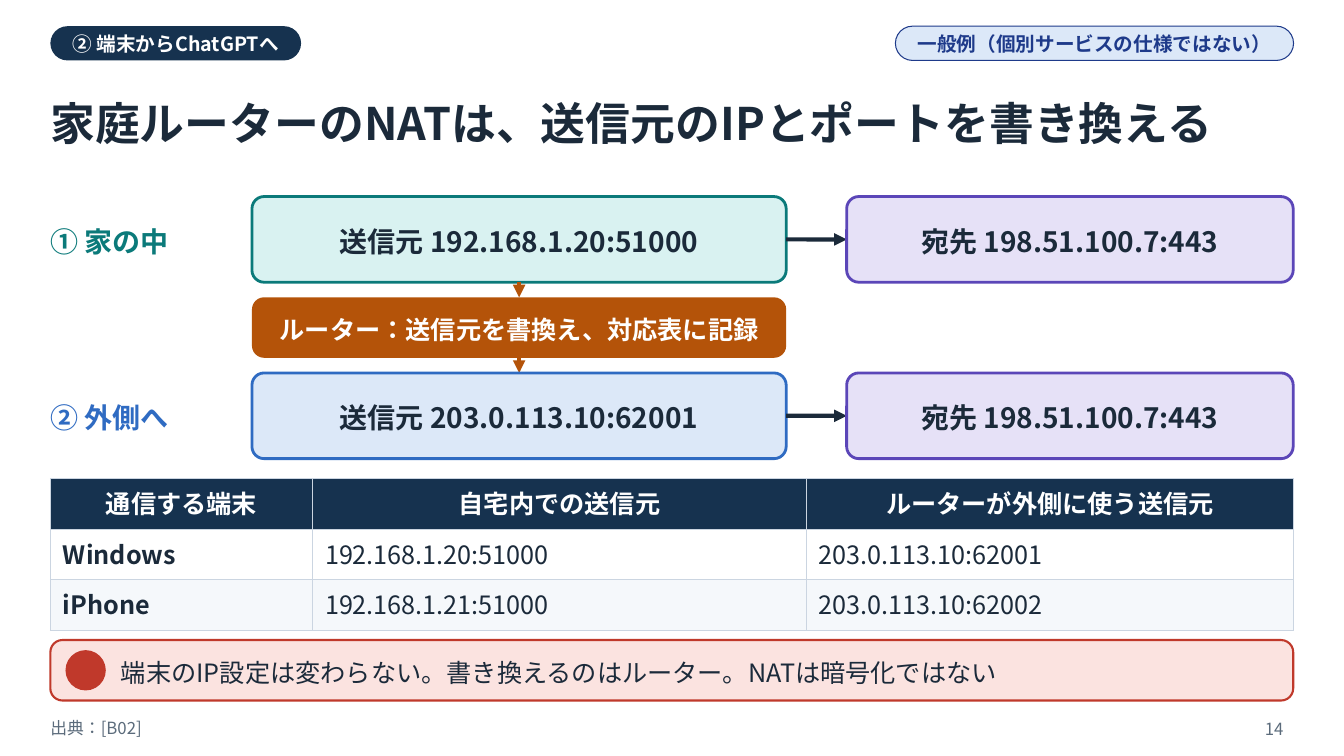
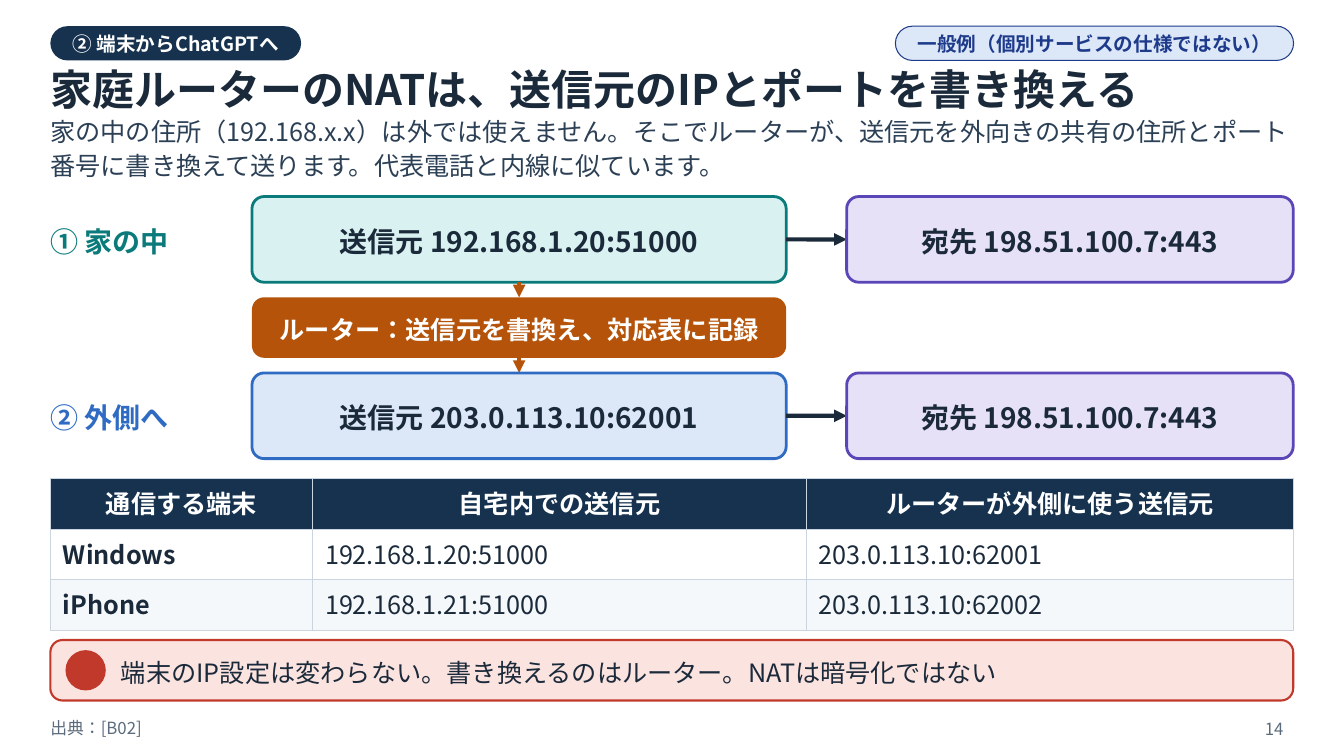
Before and after one commit to koyoy1016-gif/koyo1016, a slide deck: slide 14 of ai-infrastructure-hpe-study-deck.pptx. Drawn at 1344x756 pixels with LibreOffice and Linux fonts; fonts in the diff are those of the drawing; background and template pictures are left out. Boxes give left, top, right and bottom in pixels: in the first picture for what was removed or moved away, otherwise in the second. Text is boxed around its words. In the diff, an @@ line names an element or a change of style, - is before the commit and + after.

```diff
--- a/ai-infrastructure-hpe-study-deck.pptx
+++ b/ai-infrastructure-hpe-study-deck.pptx
@@ text "家庭ルーターのNATは、送信元のIPとポートを書き換える" at [50,68,1138,109]: size 32 to 30 pt; line spacing 40pt to 38pt @@
@@ text added at [50,119,1287,177], 18 pt, text #2B3F55 @@
+家の中の住所（192.168.x.x）は外では使えません。そこでルーターが、送信元を外向きの共有の住所とポート番号に書き換えて送ります。代表電話と内線に似ています。
```
Also in this commit, not shown: 90 other slides changed, 17 other files.
